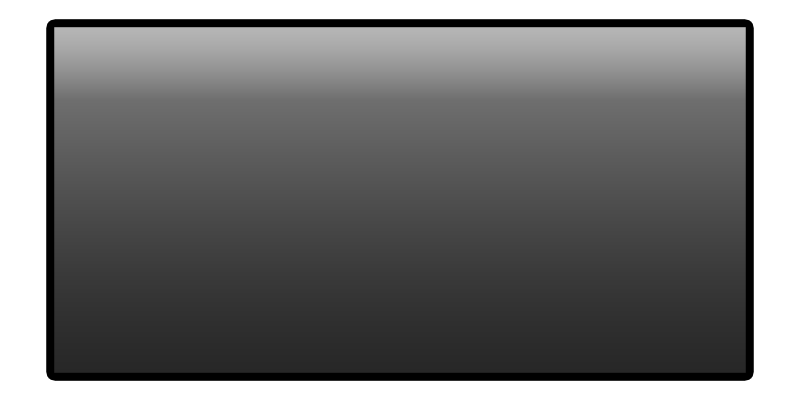
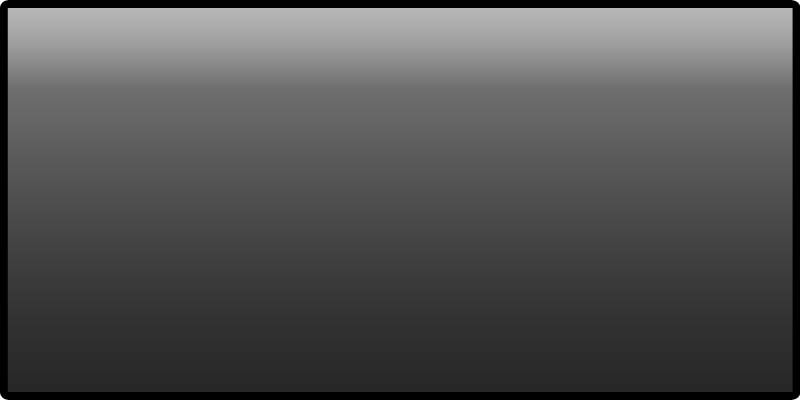
Layers edited between the first and the second (800, 400) image:
painted on "Shape 1" over [7, 8, 793, 392]
